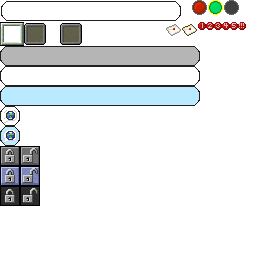
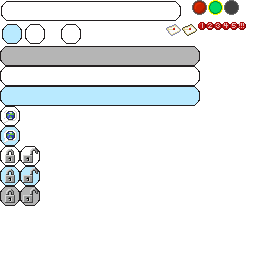
Layered file, before and after one edit (256 × 256). Changes by layer:
renamed "Layer 2" to "Layer 4", painted on it over left=0, top=22, right=82, bottom=206
added layer "some inv element" in group "inv" over left=61, top=24, right=81, bottom=44
added layer "offhand" in group "inv" over left=25, top=24, right=45, bottom=44
added layer "selected" in group "inv" over left=2, top=24, right=22, bottom=44
added group "lock buttons" with 6 layers above "language buttons" over left=0, top=146, right=40, bottom=206
added layer "button_lock_deactivated_opened" in group "lock buttons" over left=20, top=186, right=40, bottom=206
added layer "button_lock_deactivated_closed" in group "lock buttons" over left=0, top=186, right=20, bottom=206
added layer "button_lock_hover_opened" in group "lock buttons" over left=20, top=166, right=40, bottom=186
added layer "button_lock_hover_closed" in group "lock buttons" over left=0, top=166, right=20, bottom=186
added layer "button_lock_opened" in group "lock buttons" over left=20, top=146, right=40, bottom=166
added layer "button_lock_closed" in group "lock buttons" over left=0, top=146, right=20, bottom=166
